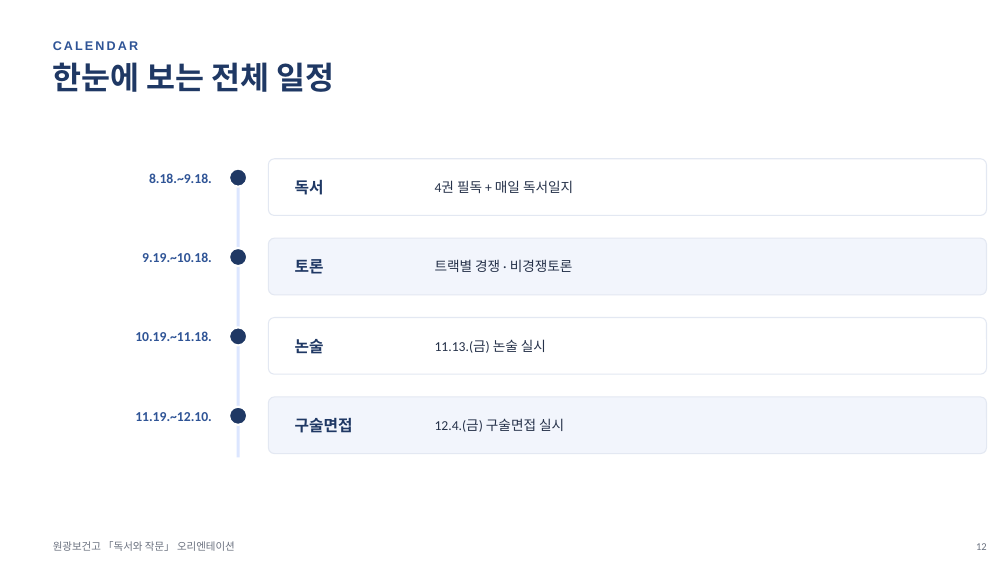
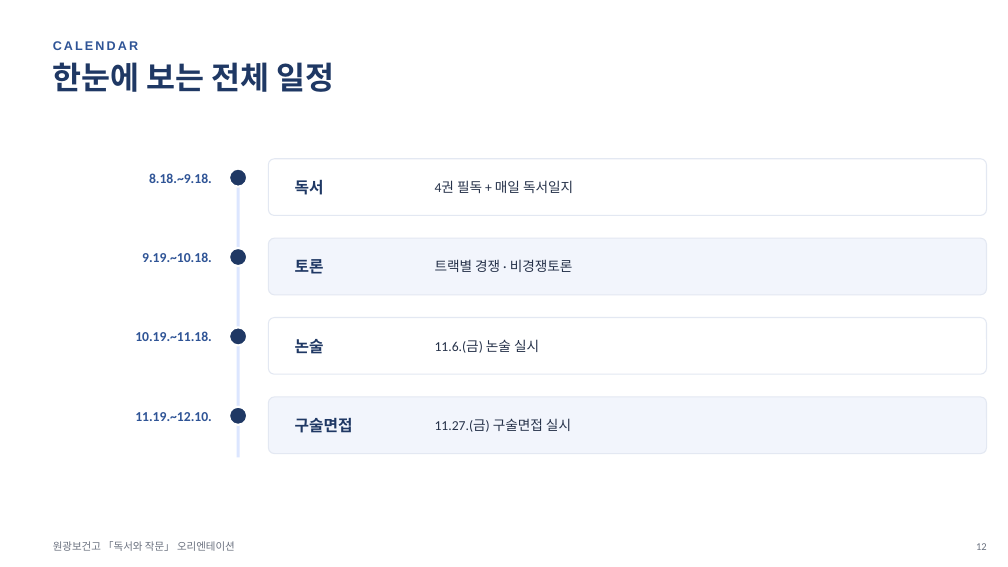
Before and after one commit to muju44havruta/havrutakim, a slide deck: slide 12 of curriculum_plans/원광보건고_오리엔테이션_PPT.pptx. Drawn at 1008x567 pixels with LibreOffice and Linux fonts; fonts in the diff are those of the drawing. Boxes give left, top, right and bottom in pixels: in the first picture for what was removed or moved away, otherwise in the second. Text is boxed around its words. In the diff, an @@ line names an element or a change of style, - is before the commit and + after.

```diff
--- a/curriculum_plans/원광보건고_오리엔테이션_PPT.pptx
+++ b/curriculum_plans/원광보건고_오리엔테이션_PPT.pptx
@@ text at (x1=435, y1=339, x2=539, y2=353): text changed @@
-11.13.(금) 논술 실시
+11.6.(금) 논술 실시
@@ text at (x1=435, y1=418, x2=571, y2=432): text changed @@
-12.4.(금) 구술면접 실시
+11.27.(금) 구술면접 실시
```
Also in this commit, not shown: 3 other slides changed, 4 other files.
